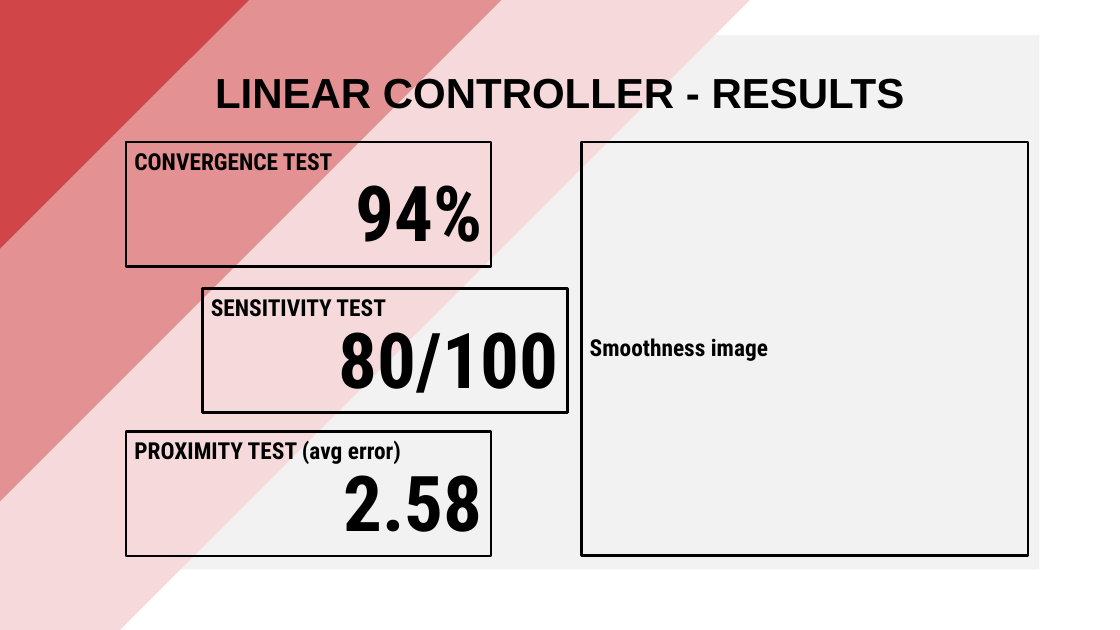
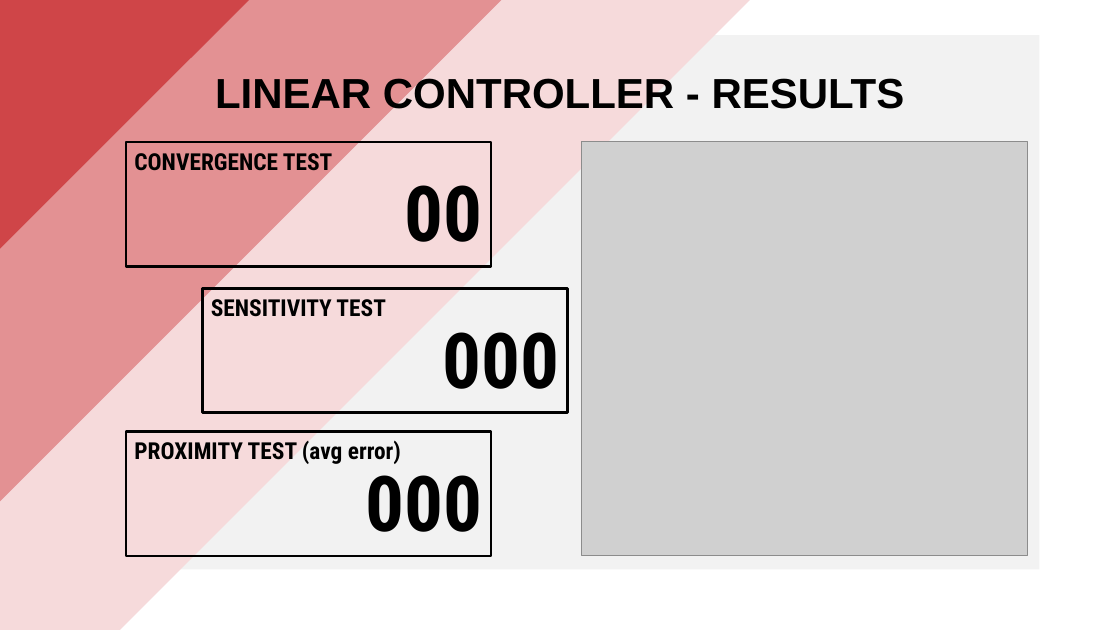
Before and after one commit to PippoGot/R-C2, a slide deck: slide 13 of documentation/presentation.pptx (slide 12 before the commit). Drawn at 1120x630 pixels with LibreOffice and Linux fonts; fonts in the diff are those of the drawing; grey boxes stand for pictures. Boxes give left, top, right and bottom in pixels: in the first picture for what was removed or moved away, otherwise in the second. Text is boxed around its words. In the diff, an @@ line names an element or a change of style, - is before the commit and + after.

Commit message:
new tuning of gains and presentation images

```diff
--- a/documentation/presentation.pptx
+++ b/documentation/presentation.pptx
@@ rectangle removed at [581, 142, 1028, 556] @@
-Smoothness image
@@ picture added at [581, 142, 1028, 555] @@
@@ text in rectangle at [405, 185, 483, 242]: text changed @@
-94%
+00
@@ text in rectangle at [442, 332, 559, 389]: text changed @@
-80/100
+000
@@ text in rectangle at [366, 461, 483, 532]: text changed @@
-2.58
+000
```
Also in this commit, not shown: 8 other slides changed, 6 slides added, 1 slide removed, 27 other files.
